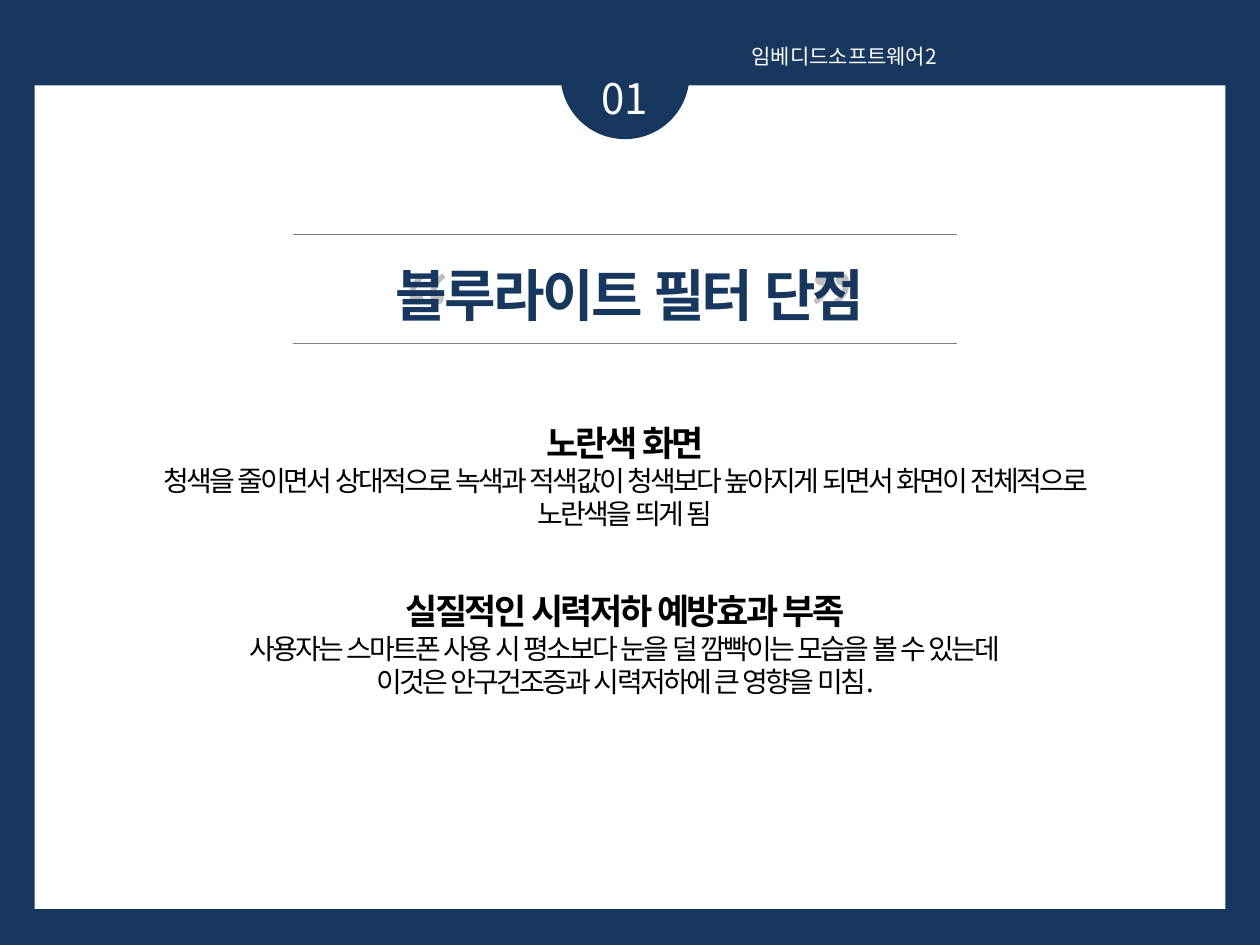
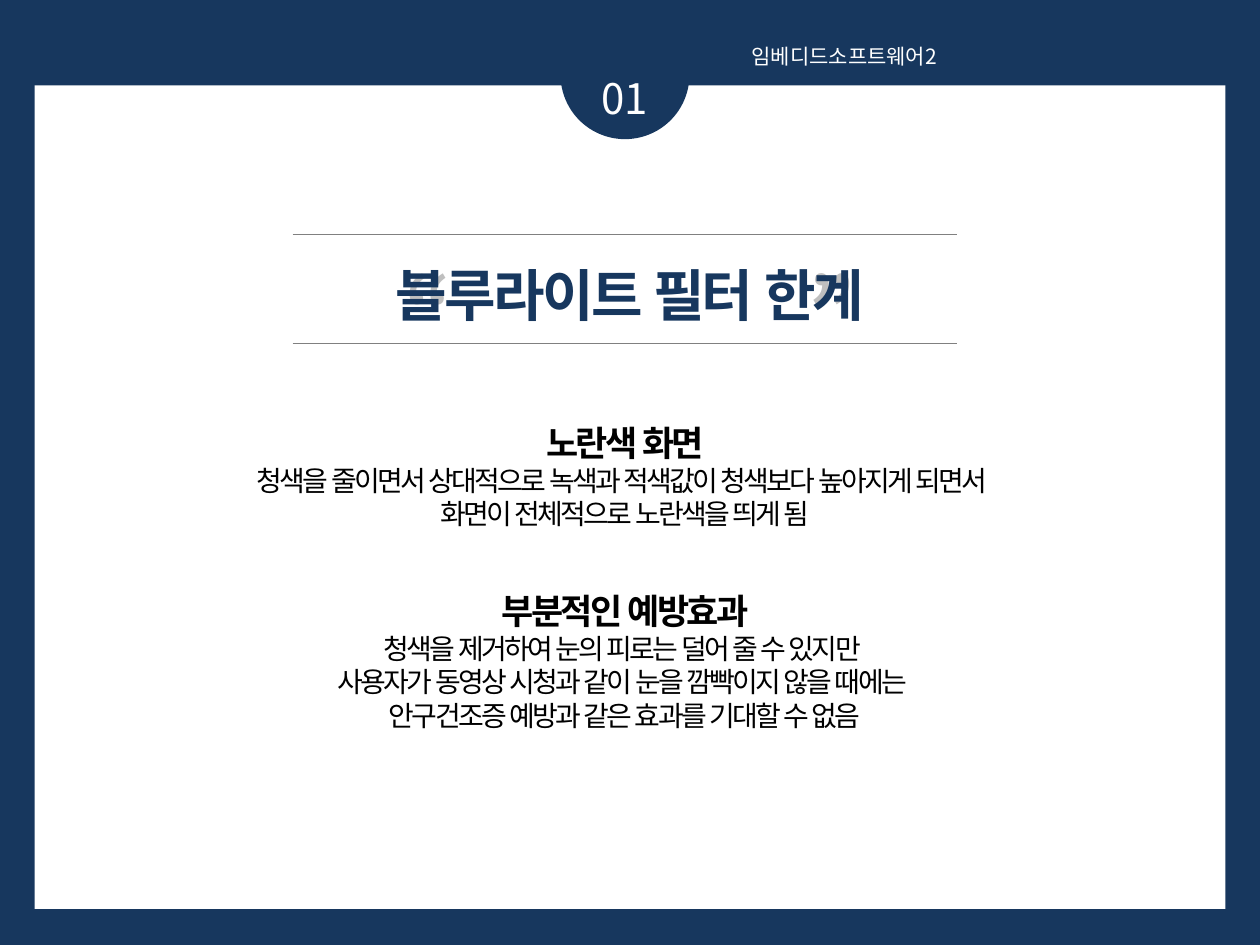
Before and after one commit to 201411108/Black-Android-app-for-eye, a slide deck: slide 5 of Document/발표PPT.pptx. Drawn at 1260x945 pixels with LibreOffice and Linux fonts; fonts in the diff are those of the drawing. Boxes give left, top, right and bottom in pixels: in the first picture for what was removed or moved away, otherwise in the second. Text is boxed around its words. In the diff, an @@ line names an element or a change of style, - is before the commit and + after.

```diff
--- a/Document/발표PPT.pptx
+++ b/Document/발표PPT.pptx
@@ text at bbox=[395, 269, 864, 321]: text changed @@
-블루라이트 필터 단점
+블루라이트 필터 한계
@@ text at bbox=[257, 467, 988, 729]: text changed @@
-청색을 줄이면서 상대적으로 녹색과 적색값이 청색보다 높아지게 되면서 화면이 전체적으로 노란색을 띄게 됨
-실질적인 시력저하 예방효과 부족
-사용자는 스마트폰 사용 시 평소보다 눈을 덜 깜빡이는 모습을 볼 수 있는데
-이것은 안구건조증과 시력저하에 큰 영향을 미침.
+청색을 줄이면서 상대적으로 녹색과 적색값이 청색보다 높아지게 되면서
+화면이 전체적으로 노란색을 띄게 됨
+부분적인 예방효과
+청색을 제거하여 눈의 피로는 덜어 줄 수 있지만
+사용자가 동영상 시청과 같이 눈을 깜빡이지 않을 때에는
+안구건조증 예방과 같은 효과를 기대할 수 없음
```
Also in this commit, not shown: 12 other slides changed, 11 slides removed.
